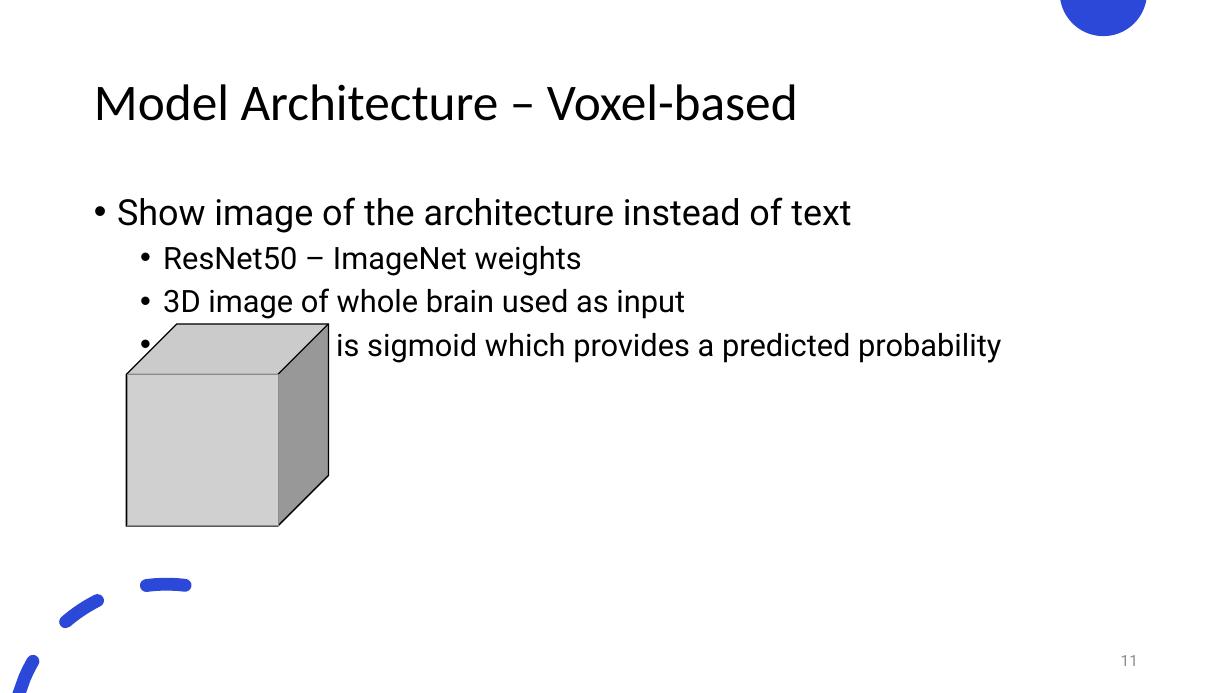
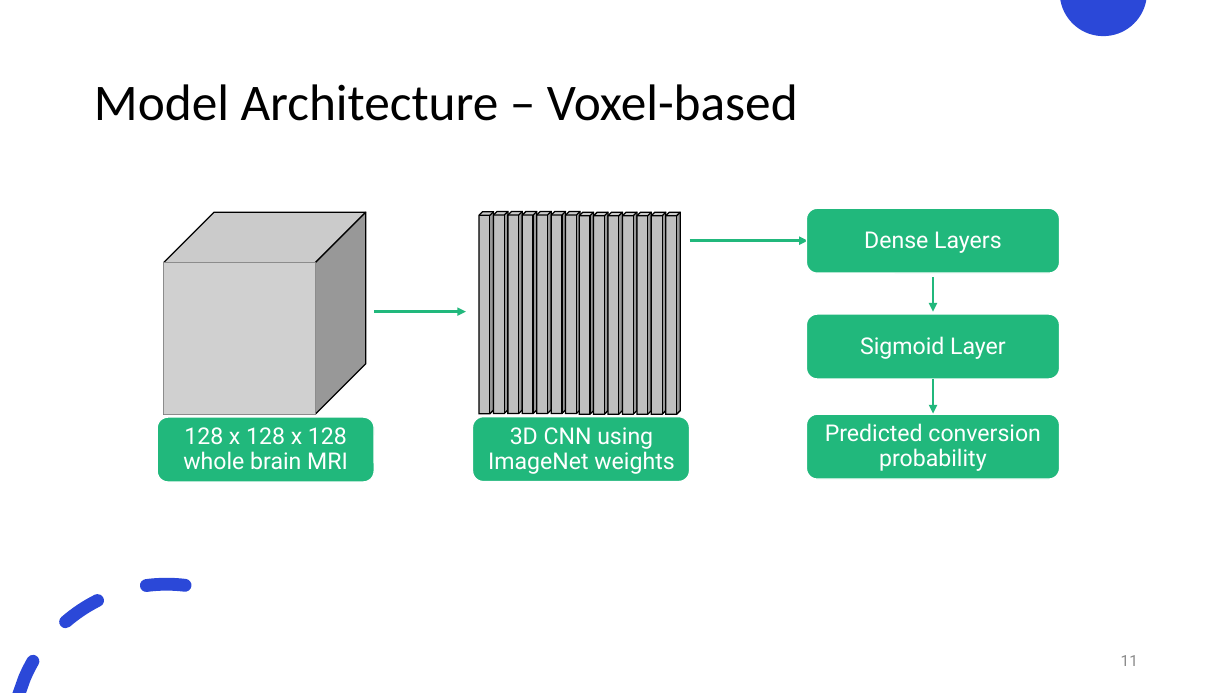
Before and after one commit to justin-bardwell/JB_AD, a slide deck: slide 11 of 21961992_Seminar.pptx. Drawn at 1232x693 pixels with LibreOffice and Linux fonts; fonts in the diff are those of the drawing; grey boxes stand for pictures. Boxes give left, top, right and bottom in pixels: in the first picture for what was removed or moved away, otherwise in the second. Text is boxed around its words. In the diff, an @@ line names an element or a change of style, - is before the commit and + after.

```diff
--- a/21961992_Seminar.pptx
+++ b/21961992_Seminar.pptx
@@ text removed at [117, 197, 1001, 364] @@
-• Show image of the architecture instead of text
-  • ResNet50 – ImageNet weights
-  • 3D image of whole brain used as input
-  • Output layer is sigmoid which provides a predicted probability
@@ rounded rectangle added at [807, 208, 1060, 273], fill #21B87C, outline #FFFFFF 1 pt @@
@@ cube: place and size @@
-cube at [127, 324, 329, 527]
+cube at [164, 213, 366, 415]
@@ group added at [472, 212, 689, 482]: 14 cubes, 1 rounded rectangle, 1 text @@
+3D CNN using ImageNet weights
@@ text added at [864, 231, 1002, 253], 18 pt, text #FFFFFF @@
+Dense Layers
@@ picture: place and size @@
-picture at [128, 374, 279, 526]
+picture at [164, 263, 315, 415]
@@ arrow added from (689, 241) to (808, 241), #21B87C 2.25 pt @@
@@ arrow added from (933, 277) to (933, 311), #21B87C 2.25 pt @@
@@ arrow added from (374, 311) to (466, 311), #21B87C 2.25 pt @@
@@ rounded rectangle added at [807, 314, 1060, 379], fill #21B87C, outline #FFFFFF 1 pt @@
@@ text added at [860, 336, 1006, 359], 18 pt, text #FFFFFF @@
+Sigmoid Layer
@@ arrow added from (933, 379) to (933, 414), #21B87C 2.25 pt @@
@@ rounded rectangle added at [157, 417, 374, 482], fill #21B87C, outline #FFFFFF 1 pt @@
@@ rounded rectangle added at [807, 414, 1060, 479], fill #21B87C, outline #FFFFFF 1 pt @@
@@ text added at [183, 427, 348, 470], 18 pt, text #FFFFFF @@
+128 x 128 x 128 whole brain MRI
@@ text added at [825, 423, 1041, 471], 18 pt, text #FFFFFF @@
+Predicted conversion probability
```
Also in this commit, not shown: 11 other slides changed, 36 other files.
